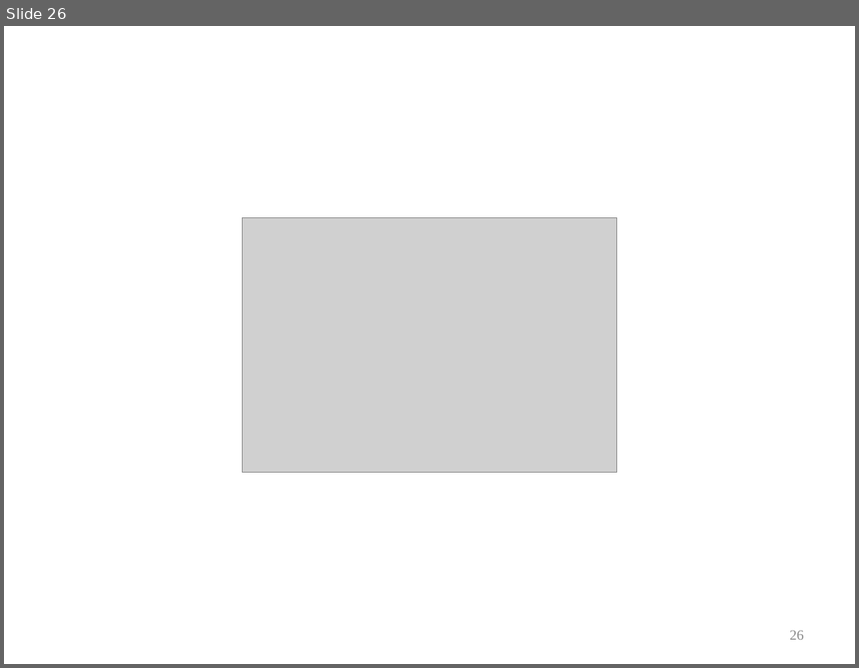
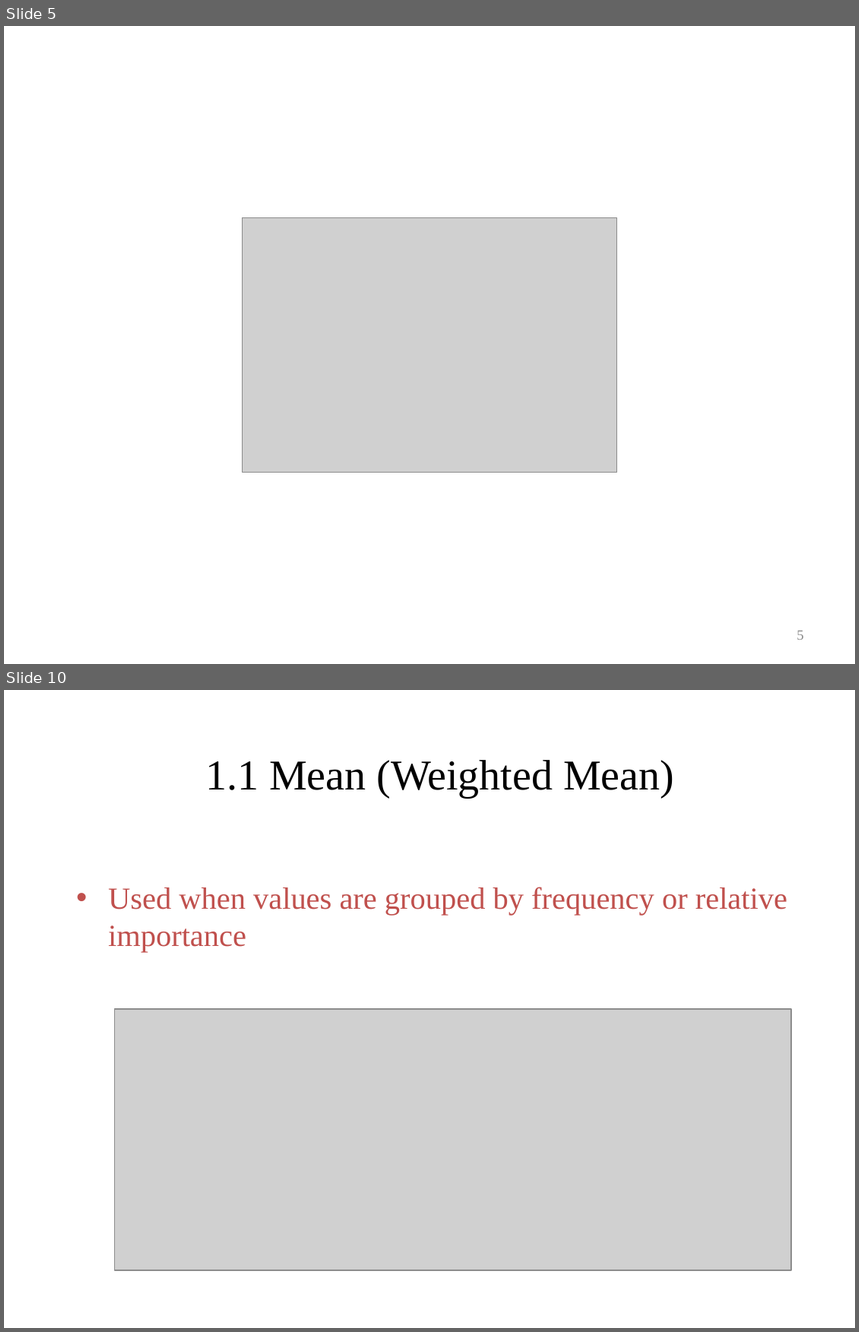
Before and after one commit to coursephd/Statistics_class, a slide deck: Day_2_Why statistics.pptx. Shown one above the other, each under a label of ours: slide 26 before the commit, slides 5 and 10 after it; the slides between them are not shown. The pictures are 859x668 and 859x1332 pixels, drawn with LibreOffice and Linux fonts; fonts in the diff are those of the drawing; grey boxes stand for pictures; background and template pictures are left out. Boxes give left, top, right and bottom in pixels: in the first picture for what was removed or moved away, otherwise in the second. Text is boxed around its words. In the diff, an @@ line names an element or a change of style, - is before the commit and + after.

```diff
--- a/Day_2_Why statistics.pptx
+++ b/Day_2_Why statistics.pptx
@@ slide 10 added at (4,690,855,1328), background #FFFFFF @@
@@ title added at (205,760,674,798), 36 pt, text #000000 @@
+1.1 Mean (Weighted Mean)
@@ text added at (108,887,788,952), 26 pt, text #C0504D @@
+• Used when values are grouped by frequency or relative importance
@@ picture added at (115,1009,791,1271) @@
@@ what was slide 26 is now slide 5 @@
@@ page number at (797,631,804,640): text changed @@
-26
+5
```
Also in this commit, not shown: 5 slides changed, 29 other slides added, 21 slides removed, 12 other files.
